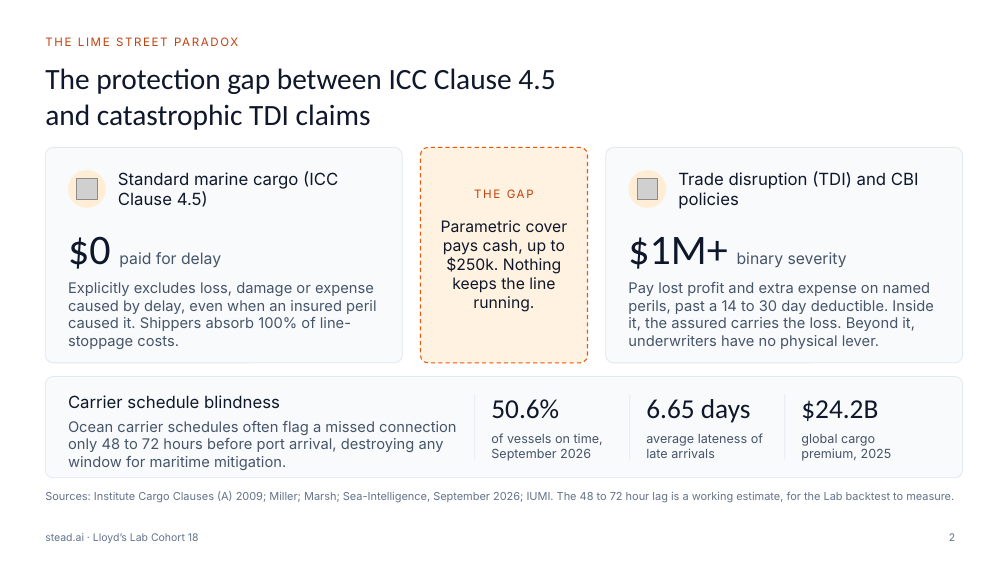
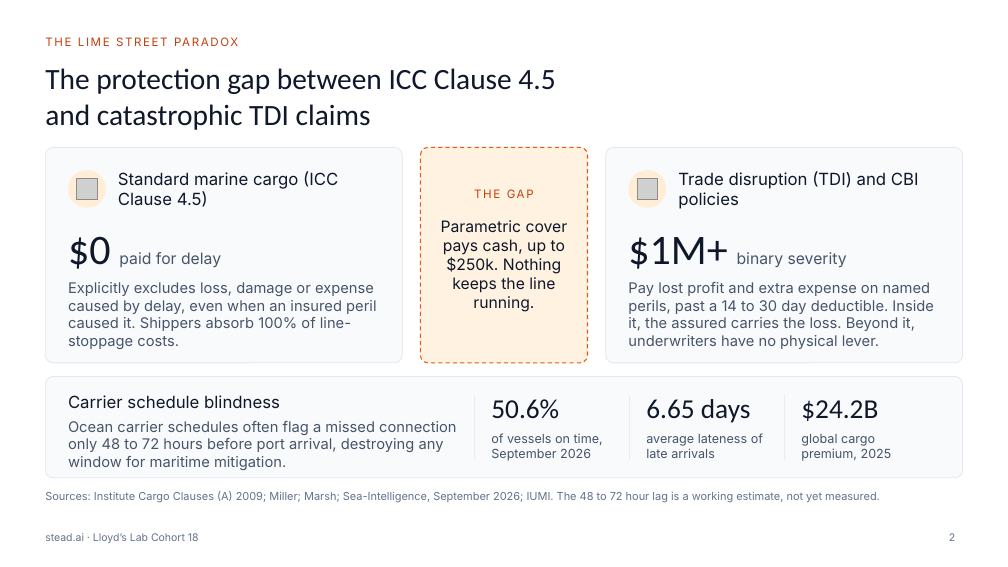
Before and after one commit to UdiRuni/stead-ai, a slide deck: slide 2 of docs/deck/stead.ai_Stock_Swap_Pitch_Deck_Short.pptx. Drawn at 1008x567 pixels with LibreOffice and Linux fonts; fonts in the diff are those of the drawing; grey boxes stand for pictures. Boxes give left, top, right and bottom in pixels: in the first picture for what was removed or moved away, otherwise in the second. Text is boxed around its words. In the diff, an @@ line names an element or a change of style, - is before the commit and + after.

```diff
--- a/docs/deck/stead.ai_Stock_Swap_Pitch_Deck_Short.pptx
+++ b/docs/deck/stead.ai_Stock_Swap_Pitch_Deck_Short.pptx
@@ text at [45,491,880,502]: text changed @@
-Sources: Institute Cargo Clauses (A) 2009; Miller; Marsh; Sea-Intelligence, September 2026; IUMI. The 48 to 72 hour lag is a working estimate, for the Lab backtest to measure.
+Sources: Institute Cargo Clauses (A) 2009; Miller; Marsh; Sea-Intelligence, September 2026; IUMI. The 48 to 72 hour lag is a working estimate, not yet measured.
```
Also in this commit, not shown: 2 other slides changed, 2 other files.
